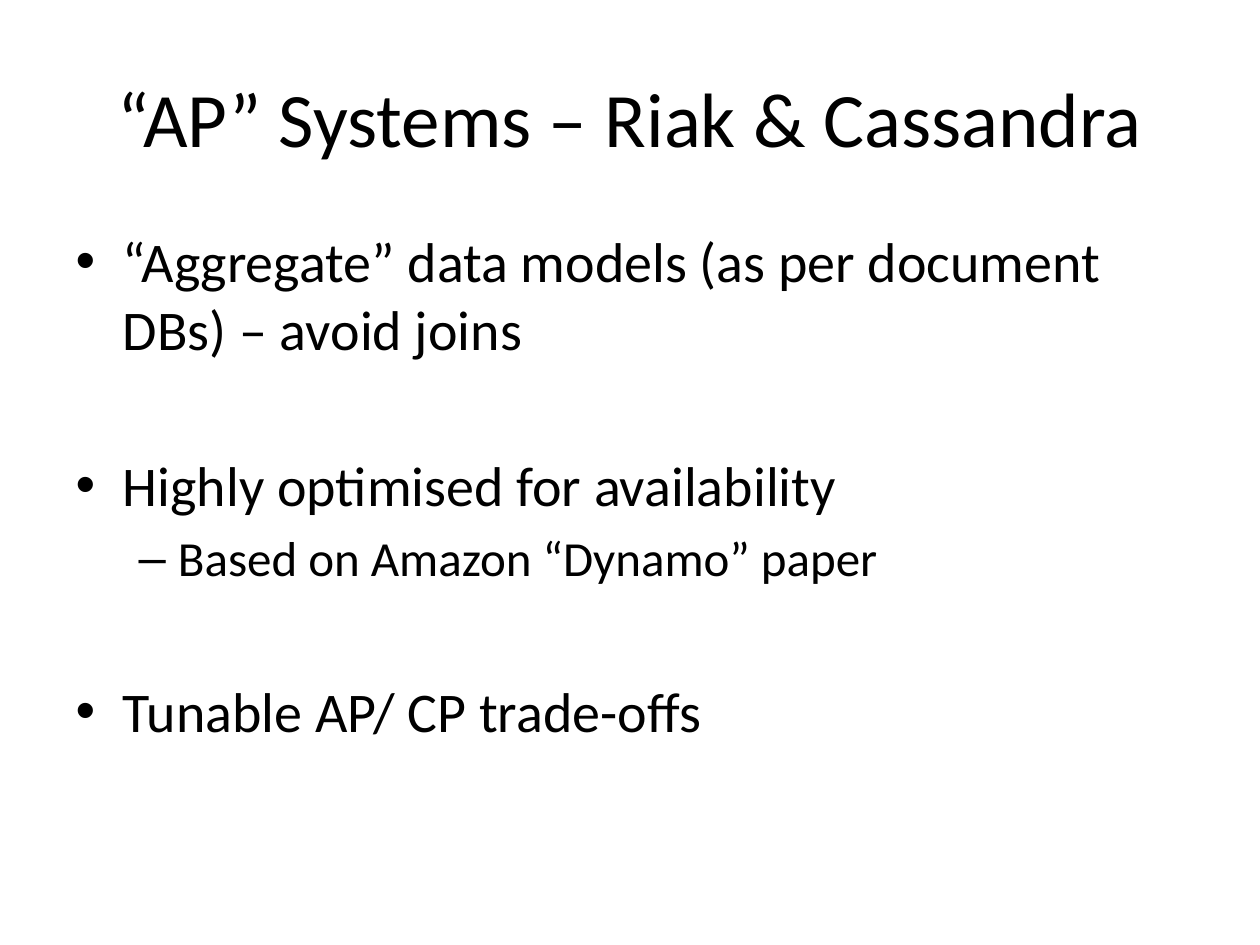
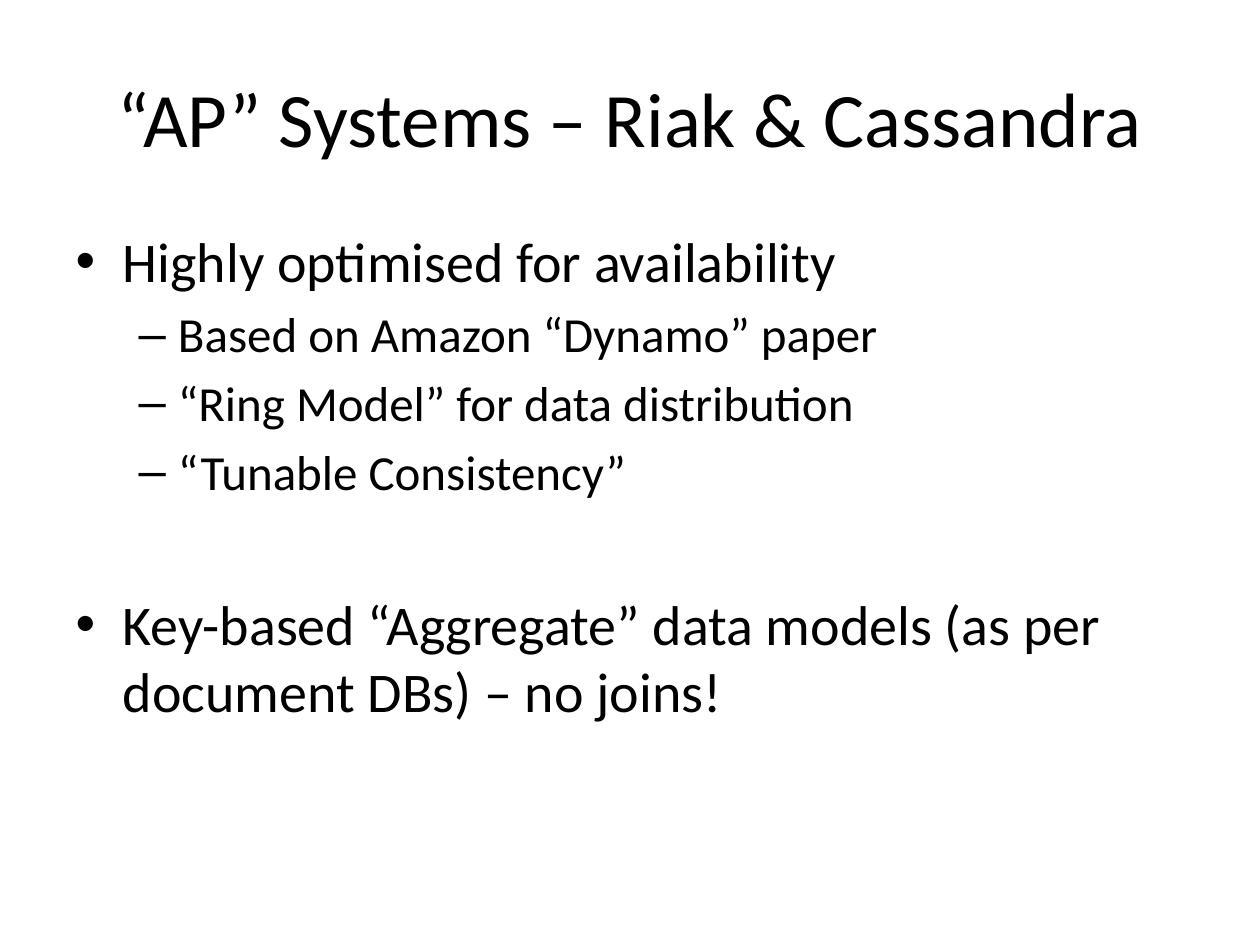
Before and after one commit to alexdgarland/database-demos, a slide deck: slide 21 of Slides/Not Only SQL - Picking A Database for DotNET.pptx (slide 22 before the commit). Drawn at 1260x945 pixels with LibreOffice and Linux fonts; fonts in the diff are those of the drawing. Boxes give left, top, right and bottom in pixels: in the first picture for what was removed or moved away, otherwise in the second. Text is boxed around its words. In the diff, an @@ line names an element or a change of style, - is before the commit and + after.

Commit message:
Update slides

```diff
--- a/Slides/Not Only SQL - Picking A Database for DotNET.pptx
+++ b/Slides/Not Only SQL - Picking A Database for DotNET.pptx
@@ text at (x1=123, y1=241, x2=1100, y2=360): paragraph removed @@
-• “Aggregate” data models (as per document DBs) – avoid joins
@@ text at (x1=123, y1=386, x2=1100, y2=722): text changed @@
-• Tunable AP/ CP trade-offs
+  – “Ring Model” for data distribution
+  – “Tunable Consistency”
+• Key-based “Aggregate” data models (as per document DBs) – no joins!
```
Also in this commit, not shown: 5 other slides changed, 3 slides removed.
